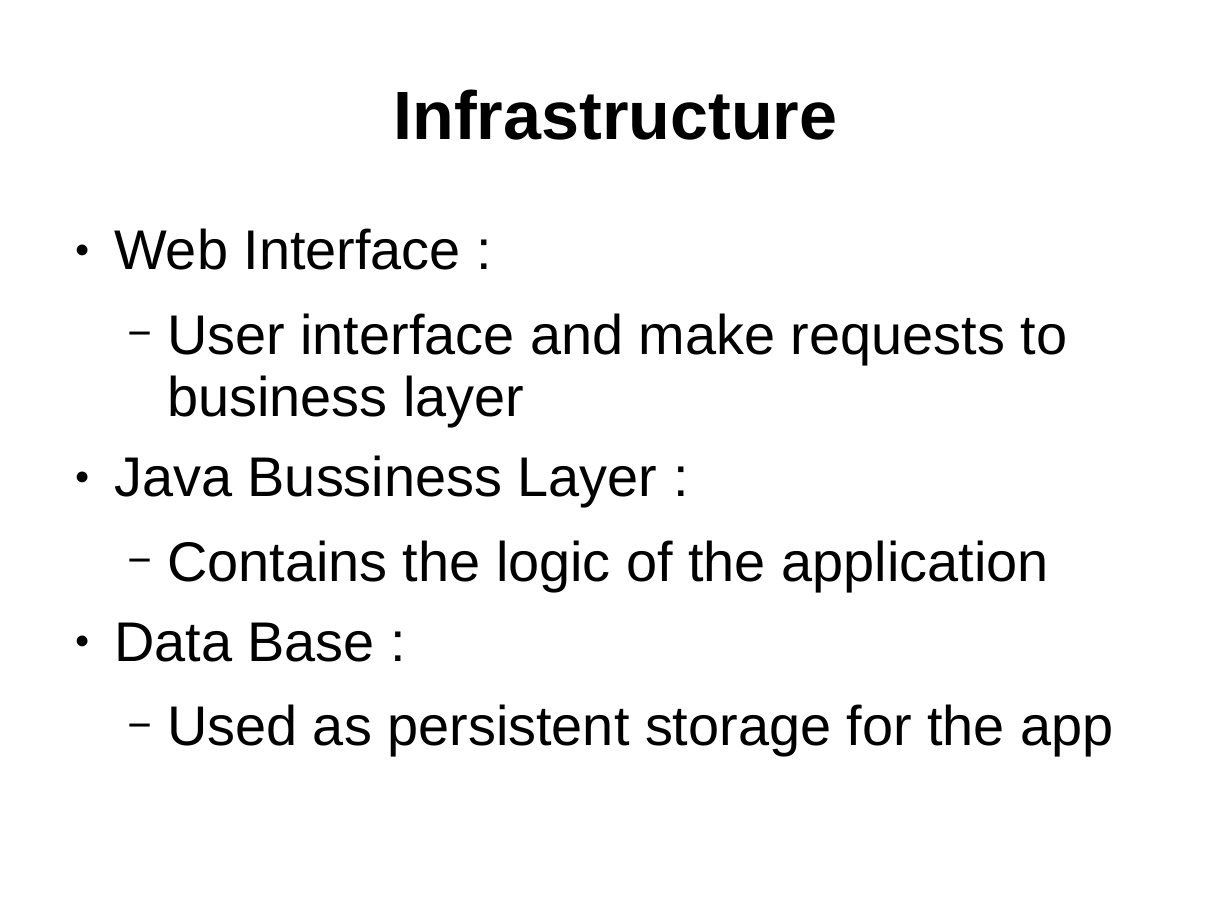
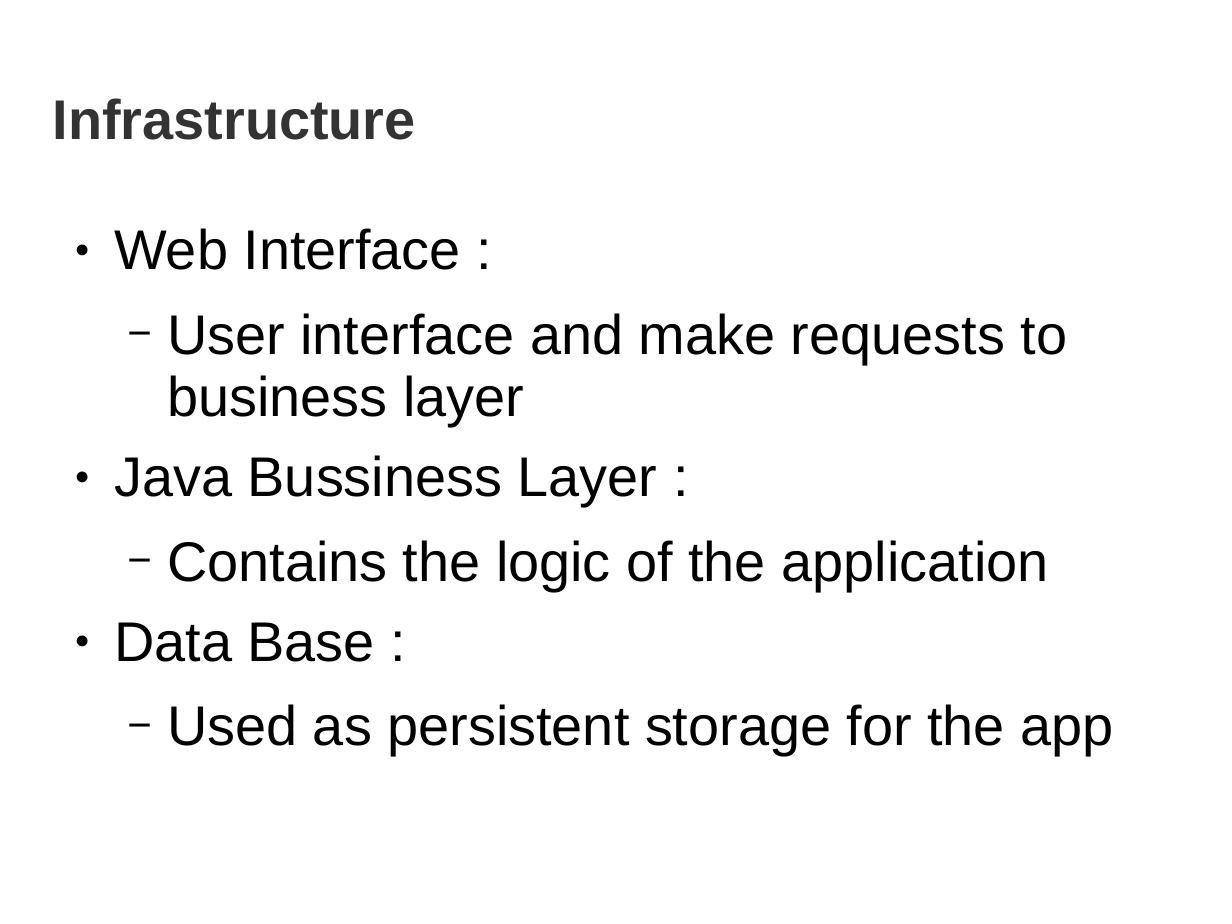
Before and after one commit to pbarbero/ESIEA.INF4035-EBAY, a slide deck: slide 4 of documentArchitecture.ppt (slide 3 before the commit). Drawn at 1232x924 pixels with LibreOffice and Linux fonts; fonts in the diff are those of the drawing; background and template pictures are left out. Boxes give left, top, right and bottom in pixels: in the first picture for what was removed or moved away, otherwise in the second. Text is boxed around its words. In the diff, an @@ line names an element or a change of style, - is before the commit and + after.

```diff
--- a/documentArchitecture.ppt
+++ b/documentArchitecture.ppt
@@ title "Infrastructure": place and size @@
-title "Infrastructure" at [394,89,838,140]
+title "Infrastructure" at [53,98,416,140]
@@ title "Infrastructure" at [53,98,416,140]: size 44 to 36 pt, text colour #000000 to #333333; alignment centre to left @@
```
Also in this commit, not shown: 2 other slides changed, 7 slides added, 1 slide removed.
